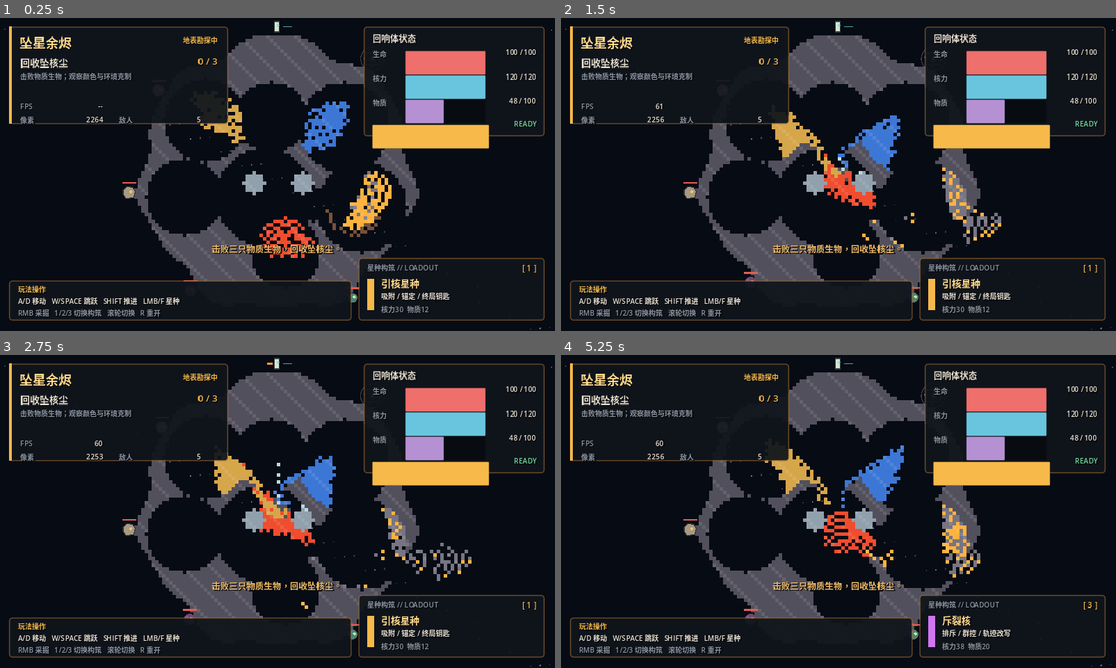
Above: before the commit, frames 1-4 (two rows, left to right).
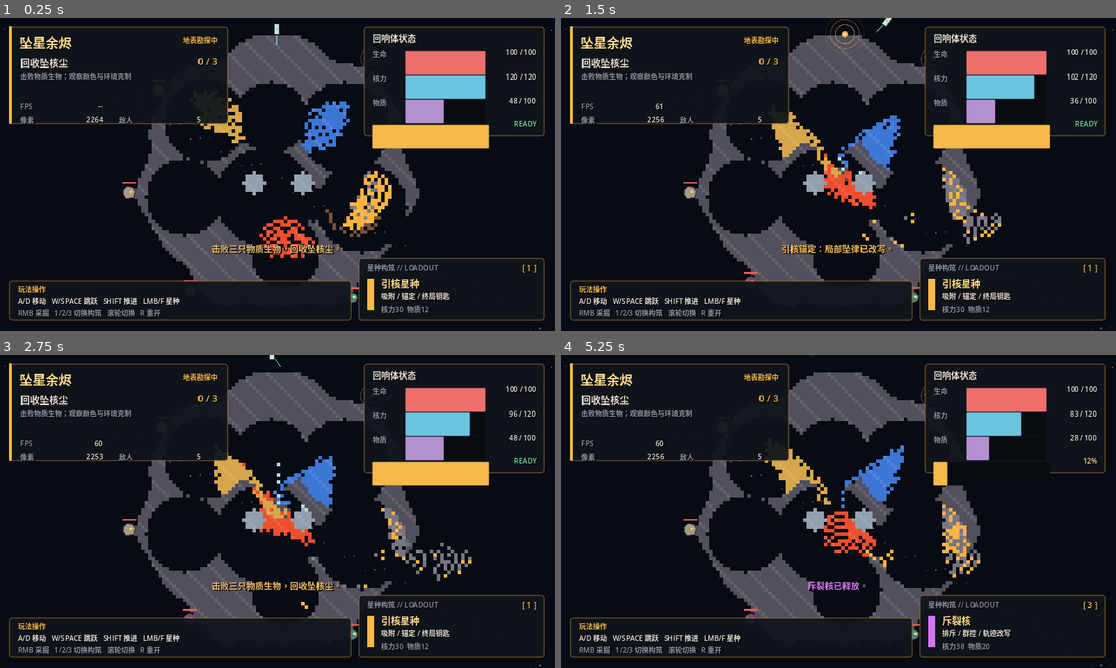
Above: after the commit, the same moments.

Repository: Andrew05213/starfall-embers
Game: Godot game, scene res://scenes/main.tscn
Two runs of this game, one before a commit and one after it. Both use one fixed random seed, a clock stepped at 60 frames per second and the inputs below.
Inputs (mouse positions are in pixels of both pictures, inside the frame that each line leads up to):
- Up to frame 1 (0.25 s): no input
- Up to frame 2 (1.5 s): tap Enter at 0.5 s; move the mouse to (960, 158) at 0.52 s; hold D (move_right) 0.53-1.28 s; tap R at 0.6 s; click (960, 158) at 0.67 s; tap Space (jump) at 0.77, 0.8, 1.07, 1.35 s; move the mouse to (727, 190) at 1.27 s; hold A (move_left) from 1.28 s (still down)
- Up to frame 3 (2.75 s): tap Space (jump) at 1.52, 1.82, 2.3 s; tap R at 1.55 s; move the mouse to (333, 442) at 2.02 s; release A (move_left) at 2.03 s; hold D (move_right) from 2.03 s (still down); hold Shift from 2.03 s (still down)
- Up to frame 4 (5.25 s): move the mouse to (810, 574) at 2.77 s; release D (move_right) at 2.78 s; release Shift at 2.78 s; hold W 2.78-3.53 s; tap F at 2.85 s; click (810, 574) at 2.92 s; tap Space (jump) at 3.02, 3.32, 3.77, 3.8, 4.07, 4.52, 4.82 s; tap R at 3.05, 4.55 s; move the mouse to (1005, 558) at 3.52 s; hold A (move_left) from 3.53 s (still down); tap 1 at 3.6 s; move the mouse to (672, 464) at 4.27 s; tap 2 at 4.35 s; move the mouse to (866, 511) at 5.02 s; tap 3 at 5.1 s; click (866, 511) at 5.17 s

The runs differ from the first frame. In frame 1, less than 0.1% of the frame differs, in the area x 49-53%, y 0-9%; in frame 2, 1.0%; in frame 3, 0.4%; in frame 4, 2.7%, in the area x 38-97%, y 0-76%.

Commit message:
Fix gravity-aligned surface movement

Diff:
--- a/game/scripts/demo/player_controller.gd
+++ b/game/scripts/demo/player_controller.gd
@@ -32,6 +32,9 @@
 const HALF_HEIGHT := 6.0
 const COLLISION_STEP := 0.75
 const MIN_GRAVITY := 0.001
+const STEP_HEIGHT := 4.5
+const SURFACE_SNAP_DISTANCE := 4.5
+const DEPENETRATION_DISTANCE := 24.0
 
 const SEED_COSTS := {
 	"gravity": {"energy": 30.0, "matter": 12.0},
@@ -55,13 +58,14 @@
 var _extract_time_left := 0.0
 var _invulnerability_left := 0.0
 var _fire_was_down := false
-var _jump_was_down := false
 var _last_state_signature := ""
 
 
 func _ready() -> void:
-	if not material_world_path.is_empty():
-		_material_world = get_node_or_null(material_world_path)
+	_resolve_material_world()
+	if is_instance_valid(_material_world):
+		_update_gravity_basis()
+		_resolve_initial_overlap()
 	_emit_state_if_changed(true)
 	queue_redraw()
 
@@ -86,6 +90,7 @@
 		return
 
 	var move_input := _read_move_axis()
+	var was_grounded := _grounded
 	var tangent_speed := velocity.dot(_tangent_direction)
 	var acceleration := ground_acceleration if _grounded else air_acceleration
 	tangent_speed = move_toward(tangent_speed, move_input * walk_speed, acceleration * delta)
@@ -93,7 +98,8 @@
 	var vertical_speed := velocity.dot(_up_direction)
 	if _grounded and vertical_speed < 0.0:
 		vertical_speed = 0.0
-	if _consume_jump_pressed() and _grounded:
+	var jumped := _consume_jump_pressed() and _grounded
+	if jumped:
 		vertical_speed = jump_speed
 
 	var gravity := _get_gravity(global_position)
@@ -101,7 +107,7 @@
 	velocity += gravity * delta
 	_handle_boost(delta)
 	velocity = velocity.limit_length(terminal_speed)
-	_move_pixel_body(velocity * delta)
+	_move_pixel_body(velocity * delta, was_grounded and not jumped)
 	_handle_fire_input()
 	_handle_extractor_input()
 	_recover_energy(delta)
@@ -121,7 +127,11 @@
 	_extract_time_left = 0.0
 	_invulnerability_left = 0.0
 	_fire_was_down = false
-	_jump_was_down = false
+	if not is_instance_valid(_material_world):
+		_resolve_material_world()
+	if is_instance_valid(_material_world):
+		_update_gravity_basis()
+		_resolve_initial_overlap()
 	_emit_state_if_changed(true)
 	queue_redraw()
 
@@ -135,7 +145,6 @@
 func set_active(value: bool) -> void:
 	active = value
 	_fire_was_down = false
-	_jump_was_down = false
 	_emit_state_if_changed(true)
 
 
@@ -192,6 +201,10 @@
 func _resolve_material_world() -> void:
 	if not material_world_path.is_empty():
 		_material_world = get_node_or_null(material_world_path)
+	if not is_instance_valid(_material_world):
+		var parent := get_parent()
+		if is_instance_valid(parent):
+			_material_world = parent.get_node_or_null("MaterialWorld")
 
 
 func _update_gravity_basis() -> void:
@@ -208,19 +221,11 @@
 
 
 func _read_move_axis() -> float:
-	var axis := 0.0
-	if Input.is_key_pressed(KEY_A) or Input.is_key_pressed(KEY_LEFT):
-		axis -= 1.0
-	if Input.is_key_pressed(KEY_D) or Input.is_key_pressed(KEY_RIGHT):
-		axis += 1.0
-	return axis
+	return Input.get_axis("move_left", "move_right")
 
 
 func _consume_jump_pressed() -> bool:
-	var jump_down := Input.is_key_pressed(KEY_SPACE) or Input.is_key_pressed(KEY_W)
-	var just_pressed := jump_down and not _jump_was_down
-	_jump_was_down = jump_down
-	return just_pressed
+	return Input.is_action_just_pressed("jump")
 
 
 func _handle_boost(delta: float) -> void:
@@ -282,14 +287,46 @@
 		state_changed.emit(state)
 
 
-func _move_pixel_body(displacement: Vector2) -> void:
+func _move_pixel_body(displacement: Vector2, allow_surface_snap: bool = false) -> void:
 	var tangent_motion := _tangent_direction * displacement.dot(_tangent_direction)
 	var radial_motion := _up_direction * displacement.dot(_up_direction)
-	_sweep_component(tangent_motion, true)
-	_sweep_component(radial_motion, false)
-
-
-func _sweep_component(motion: Vector2, tangent_component: bool) -> void:
+	_sweep_tangent(tangent_motion)
+	_sweep_component(radial_motion)
+	if allow_surface_snap:
+		_snap_to_surface()
+
+
+func _sweep_tangent(motion: Vector2) -> void:
+	var distance := motion.length()
+	if distance <= 0.0001:
+		return
+	var steps := maxi(1, ceili(distance / COLLISION_STEP))
+	var step := motion / float(steps)
+	for _index in range(steps):
+		if not _solid_body_at(global_position + step):
+			global_position += step
+			continue
+		if _try_step_up(step):
+			continue
+		velocity -= _tangent_direction * velocity.dot(_tangent_direction)
+		return
+
+
+func _try_step_up(tangent_step: Vector2) -> bool:
+	var lift := COLLISION_STEP
+	while lift <= STEP_HEIGHT + 0.001:
+		var lifted_position := global_position + _up_direction * lift
+		if (
+			not _solid_body_at(lifted_position)
+			and not _solid_body_at(lifted_position + tangent_step)
+		):
+			global_position = lifted_position + tangent_step
+			return true
+		lift += COLLISION_STEP
+	return false
+
+
+func _sweep_component(motion: Vector2) -> void:
 	var distance := motion.length()
 	if distance <= 0.0001:
 		return
@@ -297,12 +334,37 @@
 	var step := motion / float(steps)
 	for _index in range(steps):
 		if _solid_body_at(global_position + step):
-			if tangent_component:
-				velocity -= _tangent_direction * velocity.dot(_tangent_direction)
-			else:
-				velocity -= _up_direction * velocity.dot(_up_direction)
+			velocity -= _up_direction * velocity.dot(_up_direction)
 			return
 		global_position += step
+
+
+func _snap_to_surface() -> void:
+	if _is_grounded():
+		return
+	var down := -_up_direction
+	var travelled := 0.0
+	var last_free := global_position
+	while travelled < SURFACE_SNAP_DISTANCE:
+		var amount := minf(COLLISION_STEP, SURFACE_SNAP_DISTANCE - travelled)
+		var candidate := global_position + down * amount
+		if _solid_body_at(candidate):
+			global_position = last_free
+			velocity -= _up_direction * minf(velocity.dot(_up_direction), 0.0)
+			return
+		global_position = candidate
+		last_free = candidate
+		travelled += amount
+		if _is_grounded():
+			velocity -= _up_direction * minf(velocity.dot(_up_direction), 0.0)
+			return
+
+
+func _resolve_initial_overlap() -> void:
+	var travelled := 0.0
+	while _solid_body_at(global_position) and travelled < DEPENETRATION_DISTANCE:
+		global_position += _up_direction * COLLISION_STEP
+		travelled += COLLISION_STEP
 
 
 func _solid_body_at(center: Vector2) -> bool:
--- /dev/null
+++ b/game/tests/movement_smoke.gd
@@ -0,0 +1,101 @@
+extends SceneTree
+
+const DEMO_SCENE := preload("res://scenes/main.tscn")
+const ASTEROID_CENTER := Vector2(320.0, 180.0)
+const SETTLE_FRAMES := 45
+const WALK_FRAMES := 90
+const JUMP_TIMEOUT_FRAMES := 180
+
+
+func _initialize() -> void:
+	_run.call_deferred()
+
+
+func _run() -> void:
+	var demo := DEMO_SCENE.instantiate()
+	root.add_child(demo)
+	await process_frame
+
+	for enemy in get_nodes_in_group("enemies"):
+		enemy.queue_free()
+	await process_frame
+
+	var player: Node2D = demo.get_node("Player") as Node2D
+	var world: Node = demo.get_node("MaterialWorld")
+	if player.get("_material_world") != world:
+		_fail(
+			"player did not bind MaterialWorld: path=%s"
+			% [str(player.get("material_world_path"))]
+		)
+		return
+	for _frame in range(SETTLE_FRAMES):
+		await physics_frame
+	if not bool(player.get_state().get("grounded", false)):
+		_fail(
+			"player did not settle onto the asteroid surface: position=%s radius=%.2f"
+			% [player.global_position, player.global_position.distance_to(ASTEROID_CENTER)]
+		)
+		return
+
+	var walk_start: Vector2 = player.global_position
+	var start_radius := walk_start.distance_to(ASTEROID_CENTER)
+	Input.action_press("move_right")
+	for _frame in range(WALK_FRAMES):
+		await physics_frame
+	Input.action_release("move_right")
+	var walk_end: Vector2 = player.global_position
+	var end_radius := walk_end.distance_to(ASTEROID_CENTER)
+	var angular_displacement := absf(
+		wrapf(
+			(walk_end - ASTEROID_CENTER).angle() - (walk_start - ASTEROID_CENTER).angle(),
+			-PI,
+			PI
+		)
+	)
+	var walked_arc := angular_displacement * (start_radius + end_radius) * 0.5
+	if walked_arc < 24.0:
+		_fail("move_right did not produce meaningful surface movement: %.2f px" % walked_arc)
+		return
+	if absf(end_radius - start_radius) > 16.0:
+		_fail("surface movement lost radial contact: %.2f px" % absf(end_radius - start_radius))
+		return
+
+	for _frame in range(12):
+		await physics_frame
+	var jump_start_radius: float = player.global_position.distance_to(ASTEROID_CENTER)
+	Input.action_press("jump")
+	await physics_frame
+	Input.action_release("jump")
+	var max_radius: float = jump_start_radius
+	var became_airborne := false
+	var landed_again := false
+	for _frame in range(JUMP_TIMEOUT_FRAMES):
+		await physics_frame
+		max_radius = maxf(max_radius, player.global_position.distance_to(ASTEROID_CENTER))
+		var grounded := bool(player.get_state().get("grounded", false))
+		if not grounded:
+			became_airborne = true
+		elif became_airborne:
+			landed_again = true
+			break
+	if max_radius - jump_start_radius < 8.0:
+		_fail("jump did not move the player away from the asteroid surface")
+		return
+	if not became_airborne or not landed_again:
+		_fail("jump did not complete an airborne-to-grounded cycle")
+		return
+
+	print(
+		"movement smoke: PASS arc_px=",
+		snappedf(walked_arc, 0.1),
+		" jump_height_px=",
+		snappedf(max_radius - jump_start_radius, 0.1)
+	)
+	quit(0)
+
+
+func _fail(message: String) -> void:
+	Input.action_release("move_right")
+	Input.action_release("jump")
+	push_error("movement smoke: FAIL: " + message)
+	quit(1)
Not shown: 1 places in game/scenes/main.tscn that only renumber resources
Not shown, changed: .github/workflows/ci.yml
